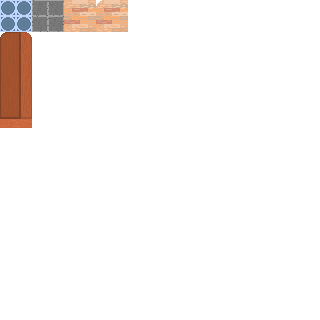
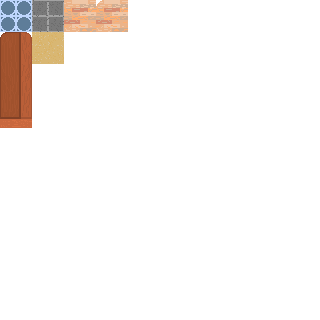
Revision of a layered 320 × 320 image; what changed, layer by layer:
pixels changed over [32, 32, 64, 64] (layer not identified)
